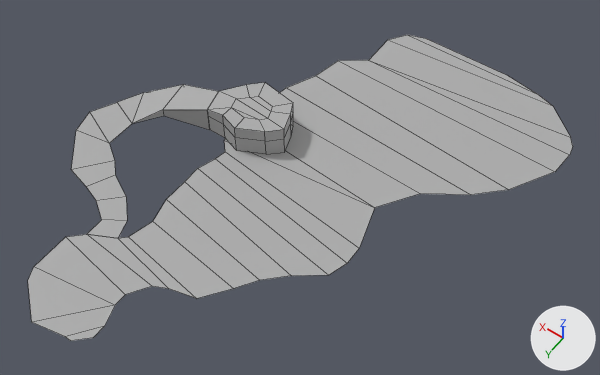
A saved change to the FBX model Ghost Driver/Assets/Art/Models/Environment/Floor.fbx.
One viewpoint serves both versions: a 50 mm lens placed at (-0.534, 0.235, 0.948), pointed at (-0.105, -0.365, 0.006). Every picture has the same lights, and +X, +Y and +Z are marked at lower right. Mesh edges are drawn as thin lines. Where no turn or scale is listed for an object, it has been applied to the vertices.

Names of what the first picture shows: 'Floor_Main', 'Floor_Room', 'Floor_Tunnel'.
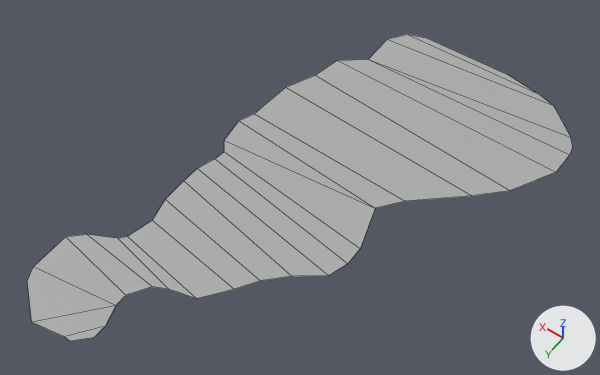
What differs and where, as boxes (x1, y1, x2, y2) in the pictures (600 x 375 px):
'Floor_Main', reshaped: before (28, 35, 573, 341); after (27, 34, 573, 341)
'Floor_Tunnel', deleted: before (71, 84, 219, 238)
'Floor_Room', deleted: before (207, 82, 293, 154)

What the commit changed:
me_mesh has 49 vertices, 24 faces and spans x -0.394..0.11, y -0.75..0.01, z 0.0.
me_mesh is used by ob_floor_main; location (0.0, 0.0, 0.0).
Before the commit, vertices of me_mesh: 1 (0.04, -0.16, 0.0) at pixel (128, 236), 4 (0.04, -0.28, 0.0) at pixel (184, 181), 12 (0.01, -0.57, 0.0) at pixel (315, 75), 13 (0.0, -0.62, 0.0) at pixel (338, 60), 14 (-0.04, -0.65, 0.0) at pixel (368, 60).
Before the commit, vertices of me_mesh: 22 (-0.39, -0.61, 0.0) at pixel (555, 171), 26 (-0.21, -0.4, 0.0) at pixel (374, 207), 27 (-0.23, -0.33, 0.0) at pixel (359, 248), 28 (-0.23, -0.3, 0.0) at pixel (347, 263), 29 (-0.22, -0.27, 0.0) at pixel (328, 275).
Before the commit, vertices of me_mesh: 30 (-0.18, -0.24, 0.0) at pixel (291, 275), 31 (-0.15, -0.21, 0.0) at pixel (259, 280), 32 (-0.13, -0.18, 0.0) at pixel (233, 288), 34 (-0.06, -0.13, 0.0) at pixel (168, 288), 35 (-0.04, -0.12, 0.0) at pixel (152, 286).
Before the commit, vertices of me_mesh: 36 (-0.02, -0.09, 0.0) at pixel (125, 294), 37 (-0.02, -0.07, 0.0) at pixel (114, 305).
Part 1, on me_mesh:
Vertices 22, 26, 27, 28, 30, 31, 35, 36, 37 of me_mesh move by (-0.001, 0.0, 0.0).
Vertices 1, 4, 12, 13, 14 of me_mesh move by (0.002, 0.0, 0.0).
Vertices 29, 32, 34 of me_mesh move by (-0.001, 0.001, 0.0).
Vertex 2 of me_mesh moves from (0.03, -0.2, 0.0) at pixel (152, 221) to (0.032, -0.201, 0.0) at pixel (152, 220).
Vertex 3 of me_mesh moves from (0.04, -0.24, 0.0) at pixel (166, 199) to (0.041, -0.239, 0.0) at pixel (165, 199).
Vertex 7 of me_mesh moves from (0.028, -0.358, 0.0) at pixel (225, 151) to (0.029, -0.358, 0.0) at pixel (224, 151).
Vertex 10 of me_mesh moves from (0.04, -0.47, 0.0) to (0.04, -0.446, 0.0) at pixel (254, 113).
Vertex 11 of me_mesh moves from (0.032, -0.52, 0.0) at pixel (286, 87) to (0.034, -0.52, 0.0) at pixel (285, 87).
Vertex 15 of me_mesh moves from (-0.04, -0.71, 0.0) at pixel (387, 39) to (-0.038, -0.711, 0.0) at pixel (387, 39).
Vertex 16 of me_mesh moves from (-0.06, -0.74, 0.0) at pixel (407, 34) to (-0.059, -0.741, 0.0) at pixel (407, 34).
Vertex 17 of me_mesh moves from (-0.09, -0.75, 0.0) at pixel (425, 38) to (-0.089, -0.752, 0.0) at pixel (426, 37).
Vertex 18 of me_mesh moves from (-0.24, -0.75, 0.0) at pixel (506, 74) to (-0.24, -0.752, 0.0) at pixel (507, 74).
Vertex 19 of me_mesh moves from (-0.3, -0.74, 0.0) at pixel (537, 94) to (-0.3, -0.741, 0.0) at pixel (538, 93).
Vertex 20 of me_mesh moves from (-0.33, -0.73, 0.0) at pixel (552, 105) to (-0.331, -0.732, 0.0) at pixel (553, 105).
Vertex 23 of me_mesh moves from (-0.35, -0.54, 0.0) at pixel (508, 189) to (-0.352, -0.539, 0.0) at pixel (510, 190).
Vertex 24 of me_mesh moves from (-0.31, -0.5, 0.0) at pixel (470, 194) to (-0.312, -0.499, 0.0) at pixel (471, 195).
Vertex 25 of me_mesh moves from (-0.25, -0.46, 0.0) at pixel (420, 193) to (-0.239, -0.435, 0.0) at pixel (405, 201).
Vertex 38 of me_mesh moves from (-0.03, -0.04, 0.0) at pixel (104, 326) to (-0.031, -0.041, 0.0) at pixel (105, 326).
Object 'Floor_Tunnel' (ob_floor_tunnel) is deleted.
Object 'Floor_Room' (ob_floor_room) is deleted.
